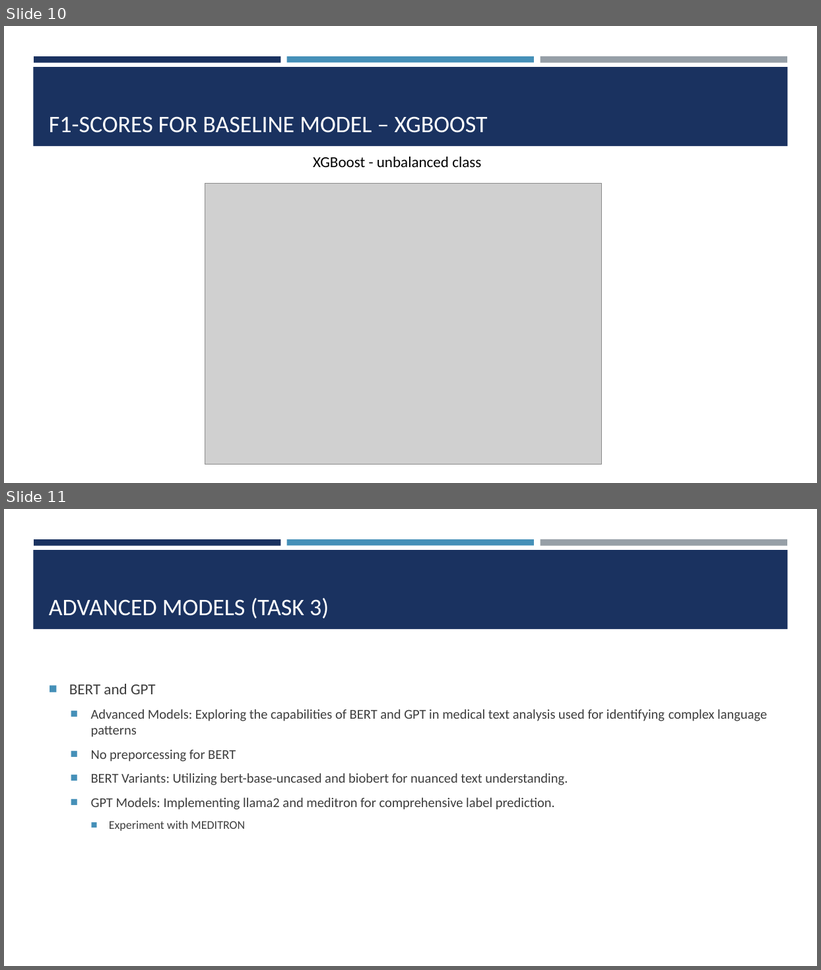
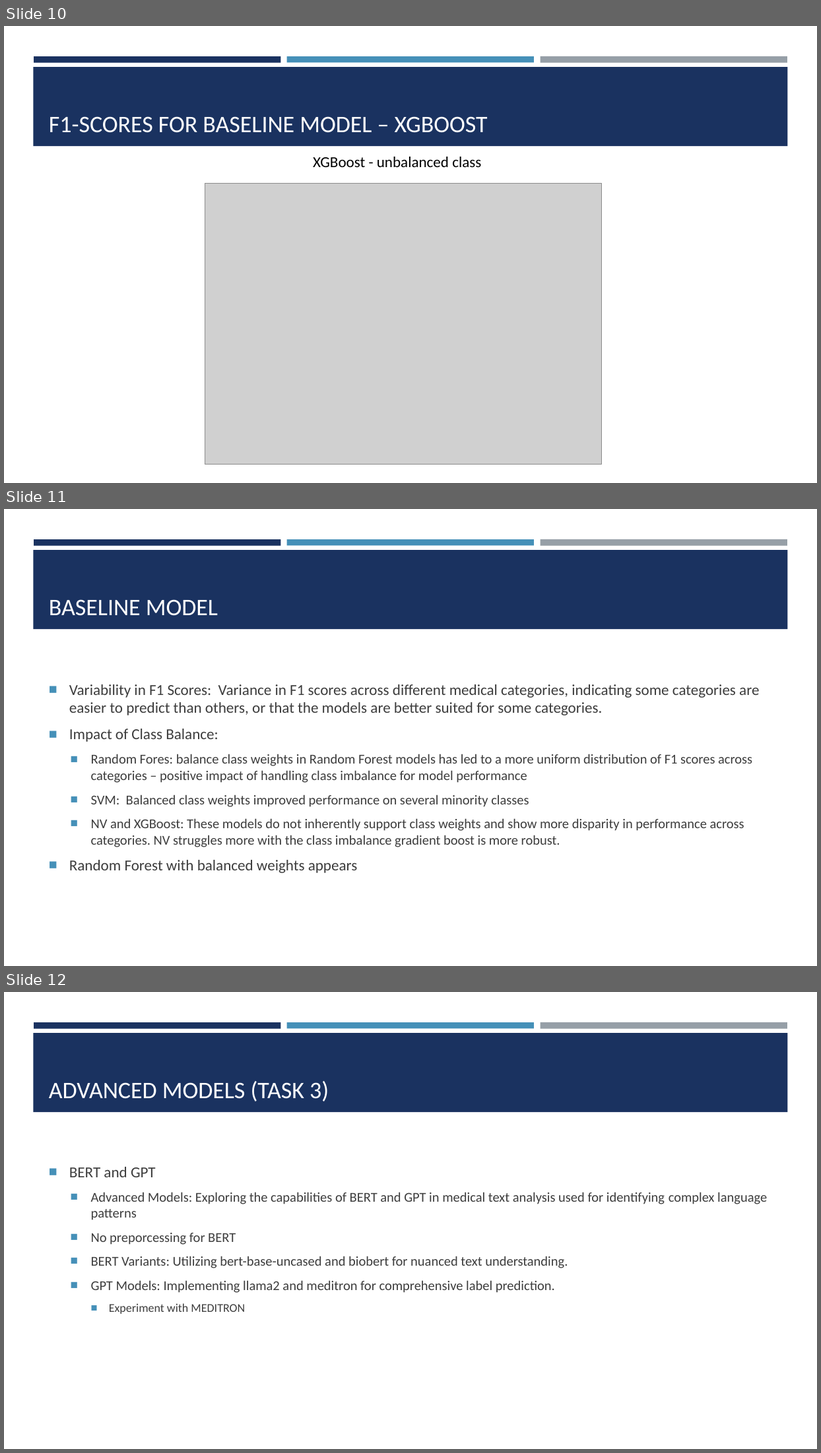
Before and after one commit to josefweibel/nlp-medical-project, a slide deck: presentations/Final Presentation.pptx. Shown one above the other, each under a label of ours: slides 10 and 11 before the commit, slides 10, 11 and 12 after it. The pictures are 821x970 and 821x1453 pixels, drawn with LibreOffice and Linux fonts; fonts in the diff are those of the drawing; grey boxes stand for pictures. Boxes give left, top, right and bottom in pixels: in the first picture for what was removed or moved away, otherwise in the second. Text is boxed around its words. In the diff, an @@ line names an element or a change of style, - is before the commit and + after.

Commit message:
update

```diff
--- a/presentations/Final Presentation.pptx
+++ b/presentations/Final Presentation.pptx
@@ slide 11 added at [4,509,817,966], background #FFFFFF; not listed: 4 template elements that a slide beside it also shows @@
@@ title added at [49,599,218,616], 28 pt, text #FFFFFF @@
+BASELINE MODEL
@@ text added at [69,685,759,873], 16 pt, text #3D3D3D @@
+■ Variability in F1 Scores: Variance in F1 scores across different medical categories, indicating some categories are easier to predict than others, or that the models are better suited for some categories.
+■ Impact of Class Balance:
+  ■ Random Fores: balance class weights in Random Forest models has led to a more uniform distribution of F1 scores across categories – positive impact of handling class imbalance for model performance
+  ■ SVM: Balanced class weights improved performance on several minority classes
+  ■ NV and XGBoost: These models do not inherently support class weights and show more disparity in performance across categories. NV struggles more with the class imbalance gradient boost is more robust.
+■ Random Forest with balanced weights appears
@@ what was slide 11 is now slide 12 @@
```
